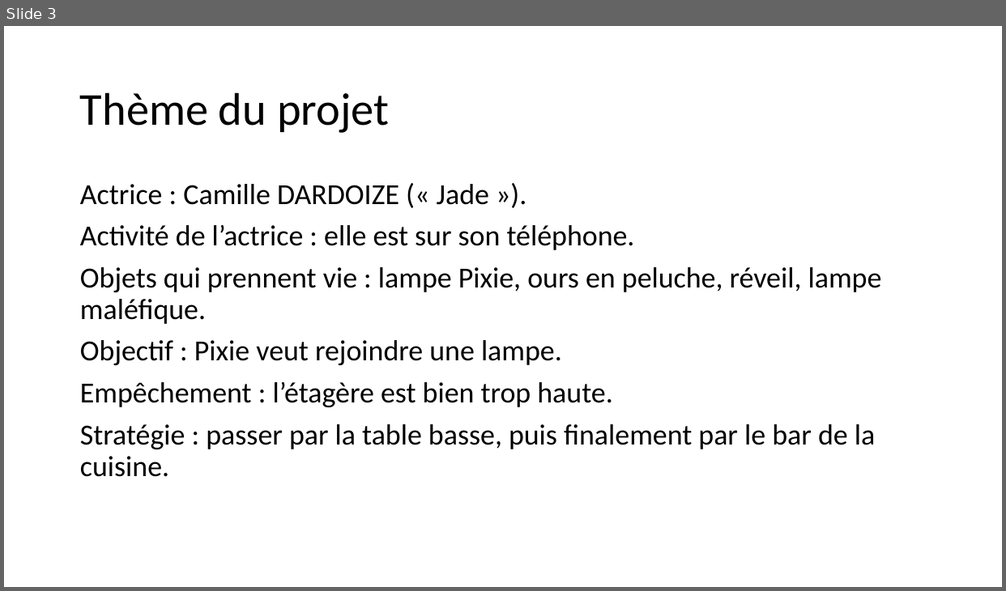
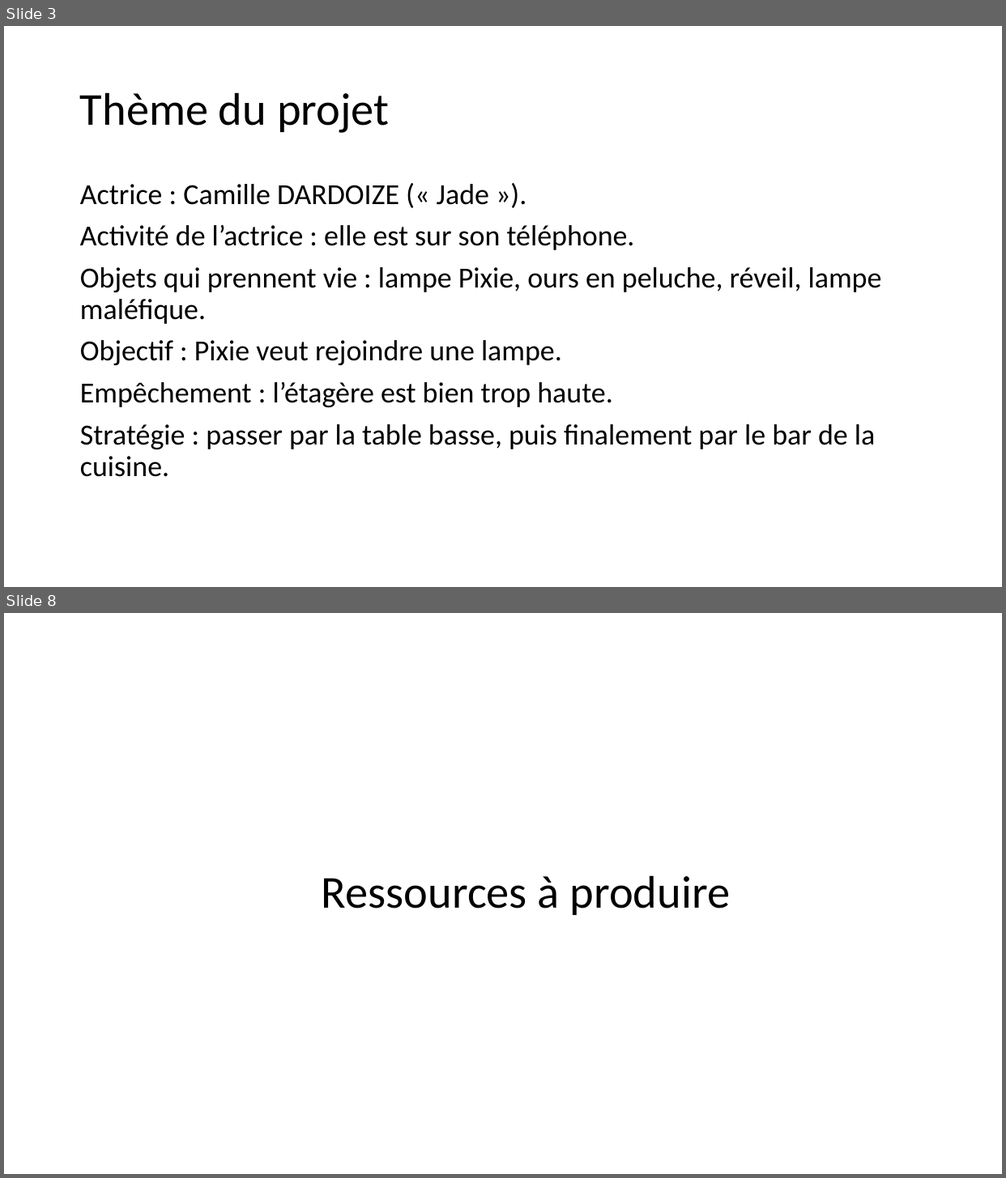
Before and after one commit to FC-Dijkstra/Minifilm_ImgWeb, a slide deck: Projet L3 Informatique_powerpointPrésentation (paslefinaljustecontenu).pptx. Shown one above the other, each under a label of ours: slide 3 before the commit, slides 3 and 8 after it; the slides between them are not shown. The pictures are 1006x591 and 1006x1178 pixels, drawn with LibreOffice and Linux fonts; fonts in the diff are those of the drawing. Boxes give left, top, right and bottom in pixels: in the first picture for what was removed or moved away, otherwise in the second. Text is boxed around its words. In the diff, an @@ line names an element or a change of style, - is before the commit and + after.

```diff
--- a/Projet L3 Informatique_powerpointPrésentation (paslefinaljustecontenu).pptx
+++ b/Projet L3 Informatique_powerpointPrésentation (paslefinaljustecontenu).pptx
@@ slide 8 added at [4, 613, 1002, 1174], background #FFFFFF @@
@@ title added at [322, 875, 730, 915], 44 pt, text #000000 @@
+Ressources à produire
```
Also in this commit, not shown: 5 slides changed, 9 other slides added, 3 slides removed.
